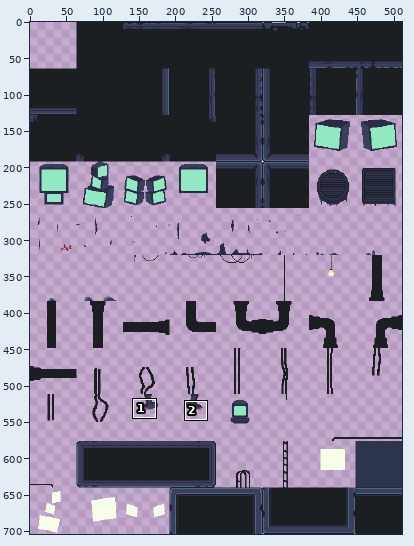
Two versions of one sprite sheet, GameJam Arte/Assets/-------PROJECT-------/Graphics/Tilemap.png. Above, an overview of the earlier version with the close-up marked.
Close-up. Old version:
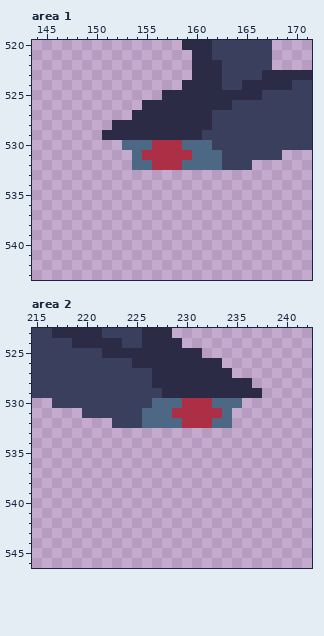
The file is 512x704 pixels. Shown: area 1: x 144..171, y 520..543; area 2: x 215..242, y 523..546.
After the commit:
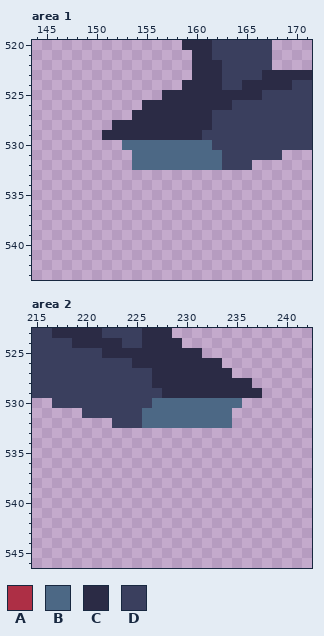
Palette (. is transparent): A #ad2f45  B #4c6885  C #2b2b45  D #3a3f5e
From the commit log: Design Level 1
Changes in this commit:
Changed rows in their new state; - is an unchanged pixel.
Area 1:
first column x 155:
530 -BBB-
531 BBBBB
532 -BBB-
Area 2:
first column x 229:
530 -BBB-
531 BBBBB
532 -BBB-
